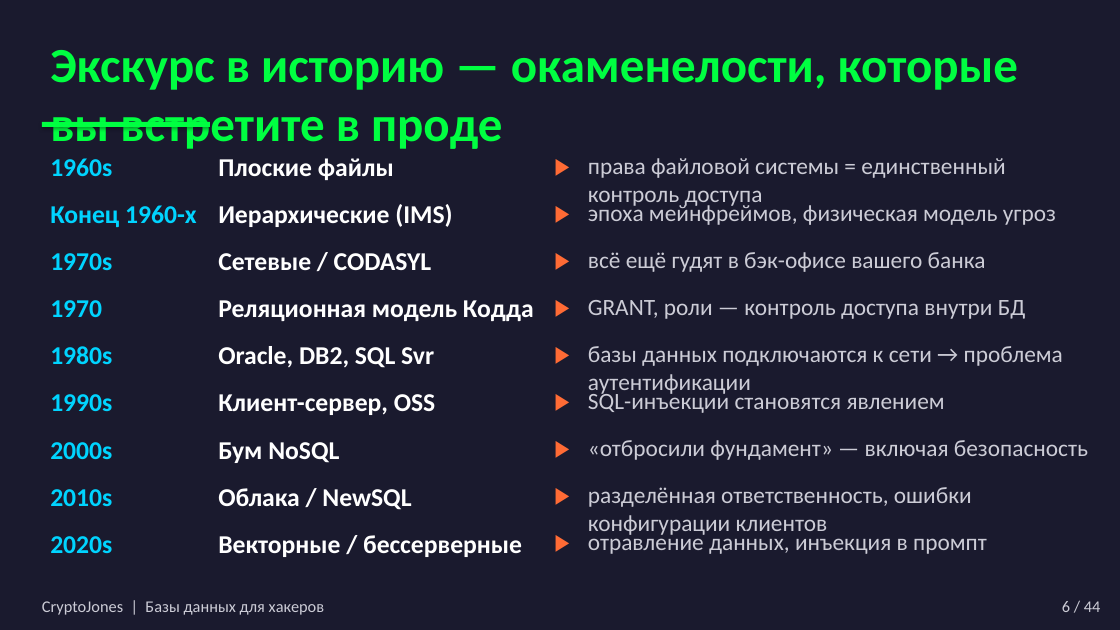
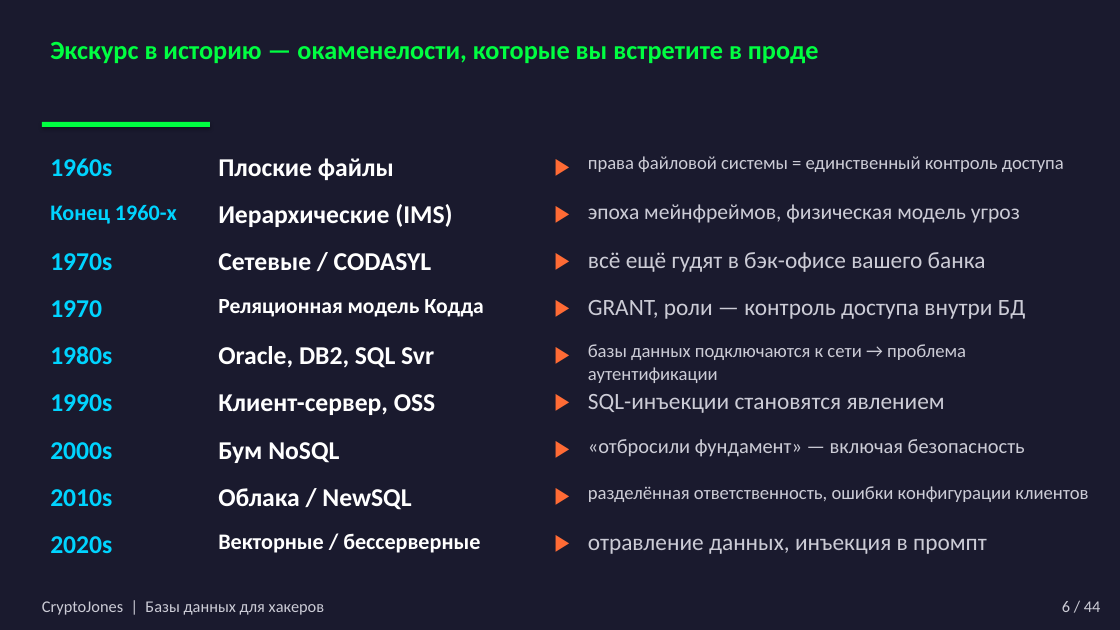
Before and after one commit to CryptoJones/databases-for-hackers, a slide deck: slide 7 of slides_ru.pptx. Drawn at 1120x630 pixels with LibreOffice and Linux fonts; fonts in the diff are those of the drawing. Boxes give left, top, right and bottom in pixels: in the first picture for what was removed or moved away, otherwise in the second. Text is boxed around its words. In the diff, an @@ line names an element or a change of style, - is before the commit and + after.

```diff
--- a/slides_ru.pptx
+++ b/slides_ru.pptx
@@ text "Экскурс в историю — окаменелости, ..." at (50,41,819,64): size 42 to 22.5 pt @@
@@ text "Конец 1960-х" at (50,205,177,224): size 22 to 19 pt @@
@@ text "эпоха мейнфреймов, физическая модель угроз" at (588,204,1020,223): size 20 to 18.5 pt @@
@@ text "Реляционная модель Кодда" at (218,299,484,317): size 22 to 18.5 pt @@
@@ text "«отбросили фундамент» — включая безопасность" at (588,439,1025,457): size 20 to 17.5 pt @@
@@ size 20 to 16 pt in 3 elements at (588,156,1064,172), (588,344,966,383), (588,486,1088,502) @@
@@ text "Векторные / бессерверные" at (218,533,480,553): size 22 to 19 pt @@
```
Also in this commit, not shown: 34 other slides changed, 18 other files.
